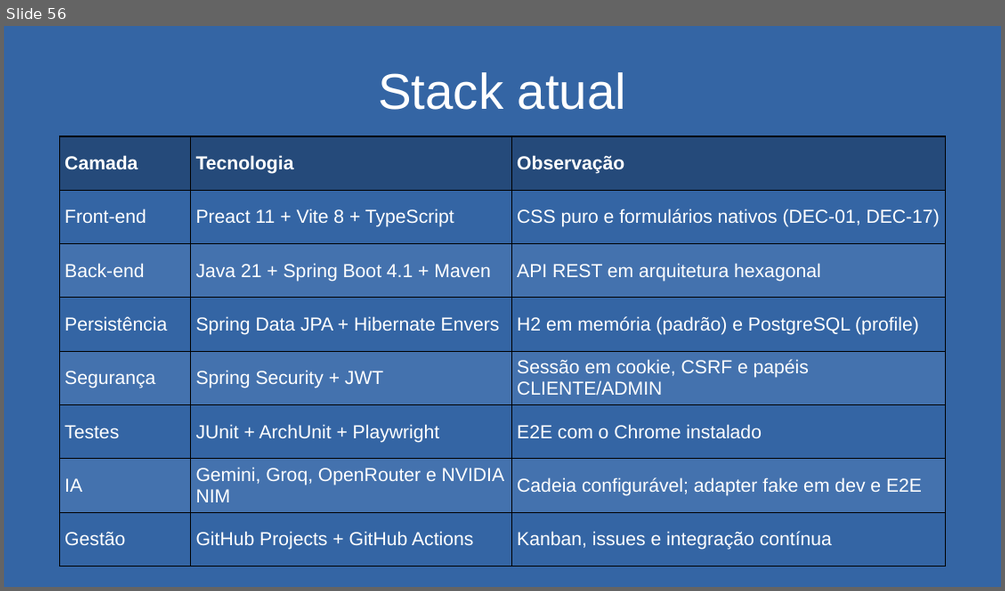
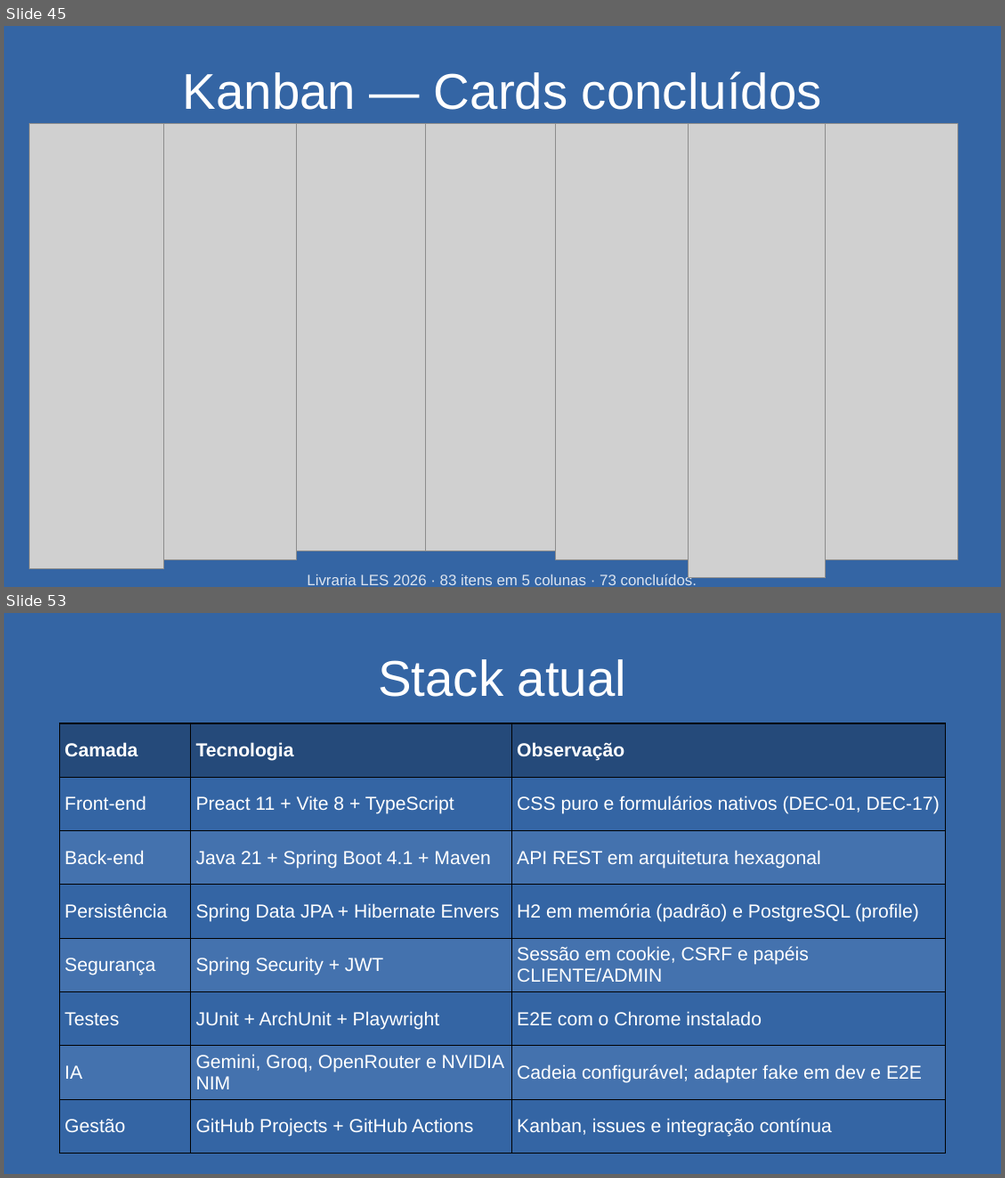
Before and after one commit to matheuskkg/les, a slide deck: docs/entregas/pptxs/24-11/24-11.pptx. Shown one above the other, each under a label of ours: slide 56 before the commit, slides 45 and 53 after it; the slides between them are not shown. The pictures are 1005x591 and 1005x1178 pixels, drawn with LibreOffice and Linux fonts; fonts in the diff are those of the drawing; grey boxes stand for pictures. Boxes give left, top, right and bottom in pixels: in the first picture for what was removed or moved away, otherwise in the second. Text is boxed around its words. In the diff, an @@ line names an element or a change of style, - is before the commit and + after.

Commit message:
Corrige a apresentação de 24/11: preserva o 17/11 inteiro e acrescenta só o kanban atualizado e os prints do módulo de recomendação

```diff
--- a/docs/entregas/pptxs/24-11/24-11.pptx
+++ b/docs/entregas/pptxs/24-11/24-11.pptx
@@ slide 45 added at [4,26,1001,587], background #3465A4 @@
@@ text added at [183,71,822,110], 40 pt, text #FFFFFF @@
+Kanban — Cards concluídos
@@ picture added at [29,124,164,569] @@
@@ picture added at [164,124,296,560] @@
@@ picture added at [296,124,426,550] @@
@@ picture added at [426,124,555,550] @@
@@ picture added at [556,124,688,560] @@
@@ picture added at [688,124,825,578] @@
@@ picture added at [825,124,957,560] @@
@@ text added at [307,572,696,585], 12 pt, text #DDE4EE @@
+Livraria LES 2026 · 83 itens em 5 colunas · 73 concluídos.
@@ what was slide 56 is now slide 53 @@
```
Also in this commit, not shown: 12 slides changed, 11 other slides added, 4 slides removed.
